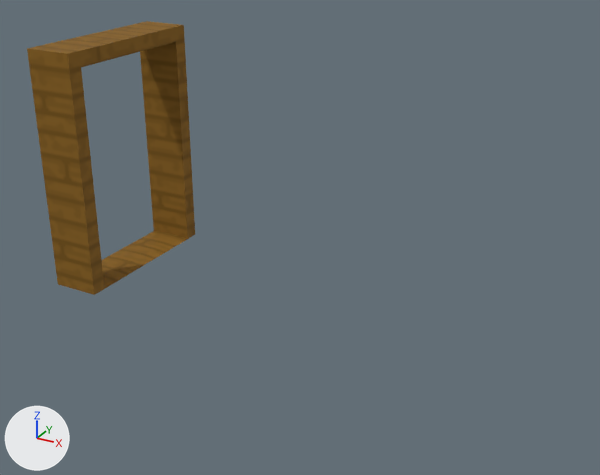
Before and after pictures for a commit that changed the Blender file Assets/World/C10L1/raw/C10L1_Props.blend.
Camera for both pictures: a camera (50 mm lens) standing at (7.46, -8.45, 5.14) and looking at (3.16, -0.64, 1.24). Every picture has the same lights, and +X, +Y and +Z are marked at lower left.

Names of what the first picture shows: 'Liminal_Doorway'.
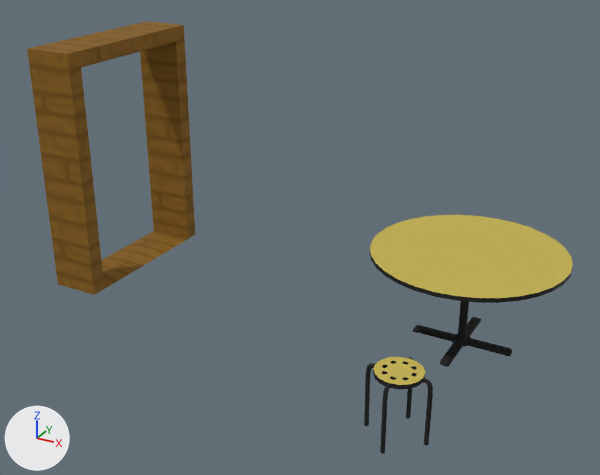
Changed parts and their boxes (x1, y1, x2, y2) in the pictures (600 x 475 px):
'Liminal_Table_Head', added
    after: (370, 215, 573, 303)
    faces in mat_uv_plastic_colored: (370, 215, 573, 298)
    faces in mat_uv_plastic_dark: (370, 251, 573, 303)
'Liminal_Table_Legs', added
    after: (413, 301, 512, 367)
'Liminal_Stool_Head', added
    after: (373, 357, 426, 389)
    faces in mat_uv_plastic_colored: (373, 357, 425, 385)
    faces in mat_uv_plastic_dark: (373, 361, 426, 389)
'Liminal_Stool_Legs', added
    after: (364, 357, 433, 454)

Edits to the bpy script that builds the scene:
```text
Add img_tx_metal_white_png:
    img_tx_metal_white_png = load_image('tx_metal_white.png', '../../_Shared/Textures/tx_metal_white.png', 64, 64, 'sRGB')
Add mat_uv_plastic_dark:
    mat_uv_plastic_dark = bpy.data.materials.new('uv_plastic_dark')
    # colours: black #333333
    # uses the picture img_tx_metal_white_png
Add mat_uv_plastic_colored:
    mat_uv_plastic_colored = bpy.data.materials.new('uv_plastic_colored')
    # colours: yellow #e0cb64
    # uses the picture img_tx_metal_white_png
Add me_beziercurve:
    me_beziercurve.from_pydata(...)  # 180 vertices, 160 faces; spans x -0.351..0.351, y -0.351..0.351, z 0.0..0.748
    me_beziercurve.polygons.foreach_set('use_smooth', [True] * 160)
    me_beziercurve.materials.append(mat_uv_plastic_dark)
Add me_circle_002:
    me_circle_002.from_pydata(...)  # 146 vertices, 208 faces; spans x -0.25..0.25, y -0.25..0.25, z 0.7..0.75
    me_circle_002.polygons.foreach_set('use_smooth', [True] * 208)
    # faces by material slot: [144, 64]
    me_circle_002.materials.append(mat_uv_plastic_colored)
    me_circle_002.materials.append(mat_uv_plastic_dark)
Add me_cube:
    me_cube.from_pydata(...)  # 104 vertices, 70 faces; spans x -0.6..0.6, y -0.6..0.6, z 0.0..1.15
    me_cube.polygons.foreach_set('use_smooth', [True] * 70)
    me_cube.materials.append(mat_uv_plastic_dark)
Add me_circle:
    me_circle.from_pydata(...)  # 64 vertices, 34 faces; spans x -1.12..1.12, y -1.12..1.12, z 1.15..1.2
    # faces by material slot: [1, 33]
    me_circle.materials.append(mat_uv_plastic_colored)
    me_circle.materials.append(mat_uv_plastic_dark)
Add ob_liminal_stool_legs:
    ob_liminal_stool_legs = bpy.data.objects.new('Liminal_Stool_Legs', me_beziercurve)
    ob_liminal_stool_legs.location = (5.0, -2.0, 0.0)
Add ob_liminal_stool_head:
    ob_liminal_stool_head = bpy.data.objects.new('Liminal_Stool_Head', me_circle_002)
    ob_liminal_stool_head.location = (5.0, -2.0, 0.0)
Add ob_liminal_table_legs:
    ob_liminal_table_legs = bpy.data.objects.new('Liminal_Table_Legs', me_cube)
    ob_liminal_table_legs.location = (5.0, 0.0, 0.0)
Add ob_liminal_table_head:
    ob_liminal_table_head = bpy.data.objects.new('Liminal_Table_Head', me_circle)
    ob_liminal_table_head.location = (5.0, 0.0, 0.0)
```
